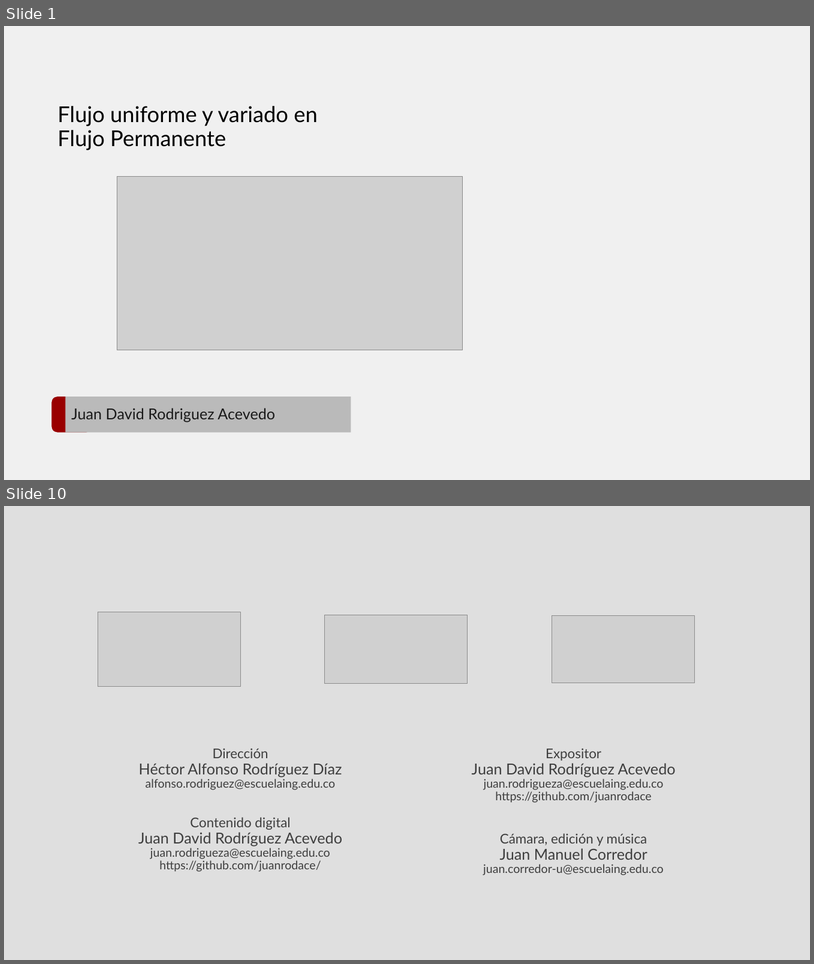
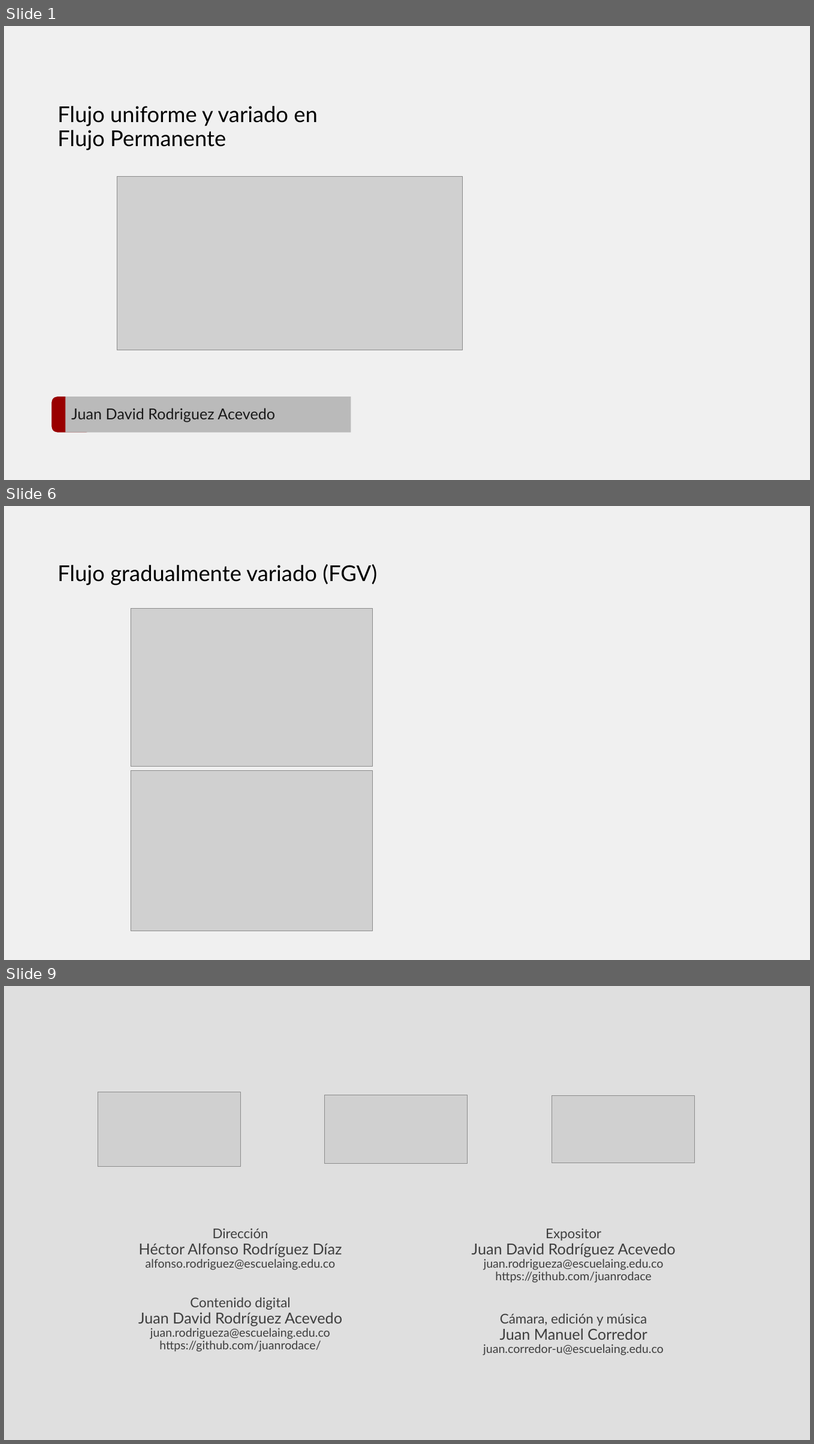
Before and after one commit to juanrodace/J.HRAS, a slide deck: Section01/VariedFlow/HRAS.S1.VF.pptx. Shown one above the other, each under a label of ours: slides 1 and 10 before the commit, slides 1, 6 and 9 after it; the slides between them are not shown. The pictures are 814x964 and 814x1444 pixels, drawn with LibreOffice and Linux fonts; fonts in the diff are those of the drawing; grey boxes stand for pictures; background and template pictures are left out. Boxes give left, top, right and bottom in pixels: in the first picture for what was removed or moved away, otherwise in the second. Text is boxed around its words. In the diff, an @@ line names an element or a change of style, - is before the commit and + after.

```diff
--- a/Section01/VariedFlow/HRAS.S1.VF.pptx
+++ b/Section01/VariedFlow/HRAS.S1.VF.pptx
@@ slide 6 added at bbox=[4, 506, 810, 960], background #F0F0F0 @@
@@ title added at bbox=[57, 564, 377, 585], 26 pt, text #000000 @@
+Flujo gradualmente variado (FGV)
@@ picture added at bbox=[131, 608, 373, 766] @@
@@ picture added at bbox=[131, 771, 373, 931] @@
@@ what was slide 10 is now slide 9 @@
```
Also in this commit, not shown: 2 slides changed, 4 other slides added, 6 slides removed.
